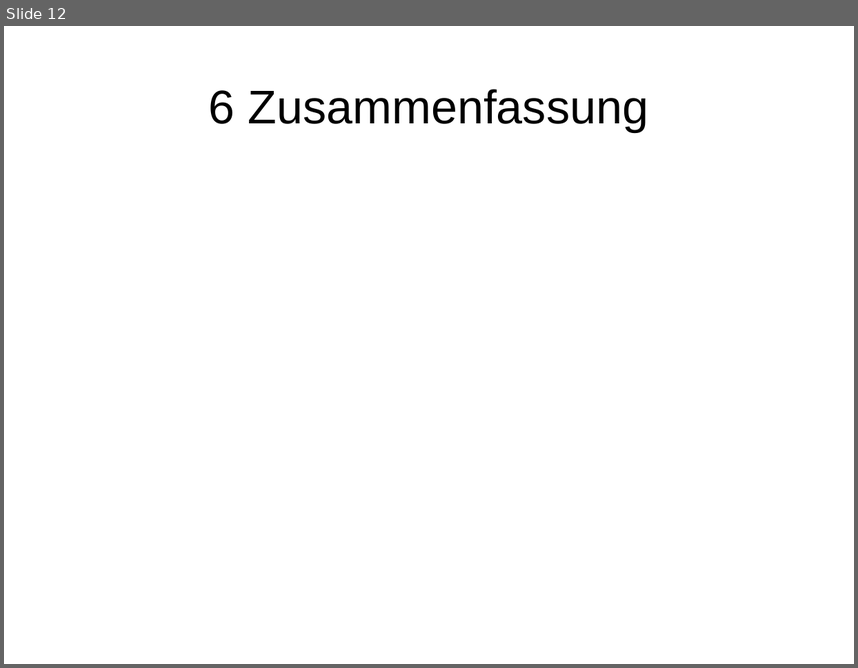
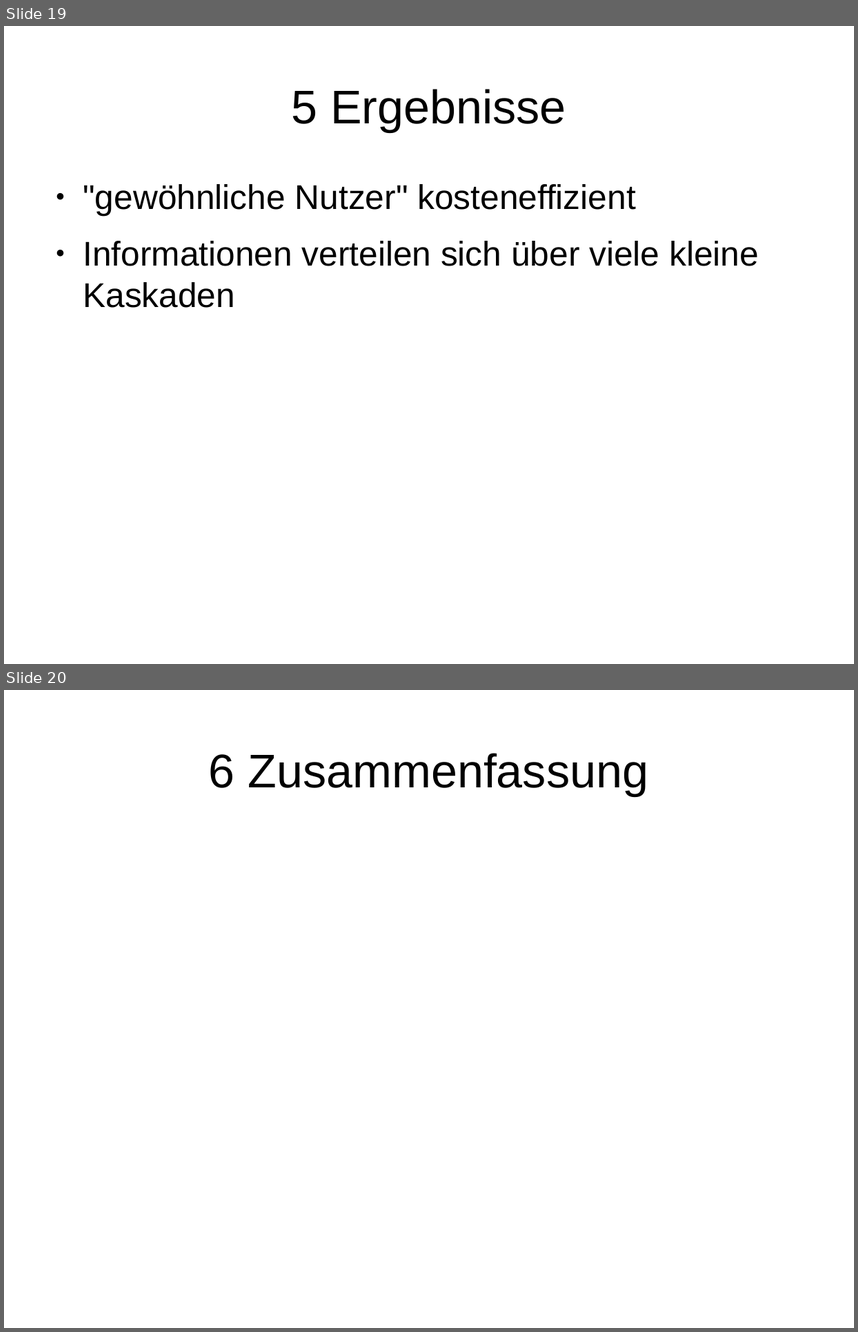
Before and after one commit to EKupfer/hello-world, a slide deck: CompAdv Vortrag.odp. Shown one above the other, each under a label of ours: slide 12 before the commit, slides 19 and 20 after it. The pictures are 858x668 and 858x1332 pixels, drawn with LibreOffice and Linux fonts; fonts in the diff are those of the drawing. Boxes give left, top, right and bottom in pixels: in the first picture for what was removed or moved away, otherwise in the second. Text is boxed around its words. In the diff, an @@ line names an element or a change of style, - is before the commit and + after.

```diff
--- a/CompAdv Vortrag.odp
+++ b/CompAdv Vortrag.odp
@@ slide 19 added at (4,26,854,664), background #FFFFFF @@
@@ title added at (291,89,566,132), 44 pt, text #000000 @@
+5 Ergebnisse
@@ text added at (83,184,759,308), 32 pt, text #000000 @@
+● "gewöhnliche Nutzer" kosteneffizient
+● Informationen verteilen sich über viele kleine Kaskaden
@@ what was slide 12 is now slide 20 @@
```
Also in this commit, not shown: 5 slides changed, 10 other slides added, 3 slides removed.
